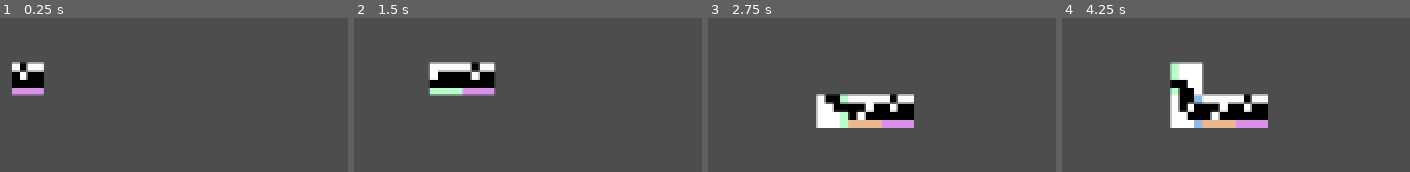
Above: before the commit, frames 1-4 (left to right).
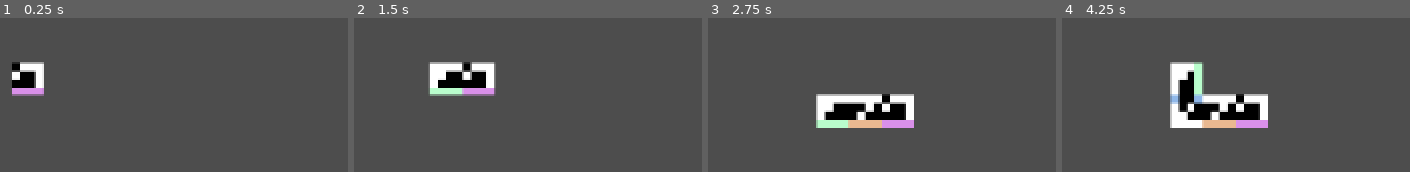
Above: after the commit, the same moments.

Repository: Vexcenot/SnakeRemastered
Game: Godot game, scene res://scenes scripts/main.tscn
Two runs of this game, one before a commit and one after it. Both use one fixed random seed, a clock stepped at 60 frames per second and the inputs below.
Inputs:
- Up to frame 1 (0.25 s): no input
- Up to frame 2 (1.5 s): hold Right (ui_right) 0.53-1.28 s; hold Space (action) 0.53-1.28 s; tap Enter at 1.25 s; hold Down (ui_down) from 1.28 s (still down); tap Shift (action2) at 1.35 s
- Up to frame 3 (2.75 s): tap Space (action) at 2 s; release Down (ui_down) at 2.03 s; hold Right (ui_right) from 2.03 s (still down); hold Alt (action3) from 2.03 s (still down)
- Up to frame 4 (4.25 s): release Right (ui_right) at 2.78 s; release Alt (action3) at 2.78 s; hold Up (ui_up) 2.78-3.53 s; tap Space (action) at 2.85 s; hold Left (ui_left) from 3.53 s (still down); hold Shift (action2) from 3.53 s (still down)

The runs differ from the first frame. In frame 1, 0.9% of the frame differs, in the area x 3-13%, y 28-46%; in frame 2, 1.2%; in frame 3, 2.1%; in frame 4, 2.5%, in the area x 31-60%, y 28-72%.

Commit message:
last tail and bendiing tails now right

Diff:
--- a/scenes scripts/player.gd
+++ b/scenes scripts/player.gd
@@ -22,7 +22,6 @@
 
 func _ready() -> void:
 	moveOrders.append(right)
-
 	positionHistory.append(global_position)
 	directionHistory.append(direction)
 	turnHistory.append(0)
@@ -118,31 +117,7 @@
 
 				# Update direction based on movement
 				if positionHistory.size() >= 2:
-					match direction:
-						up:
-							position.y -= moveDistance
-							$headSprite.rotation = deg_to_rad(-90)
-							$headSprite.flip_h = false
-							$headSprite.flip_v = false
-							limitDir = limitVer
-						down:
-							position.y += moveDistance
-							$headSprite.rotation = deg_to_rad(90)
-							$headSprite.flip_h = false
-							$headSprite.flip_v = true
-							limitDir = limitVer
-						left:
-							position.x -= moveDistance
-							$headSprite.rotation = deg_to_rad(0)
-							$headSprite.flip_h = true
-							$headSprite.flip_v = false
-							limitDir = limitHor
-						right:
-							position.x += moveDistance
-							$headSprite.rotation = deg_to_rad(0)
-							$headSprite.flip_h = false
-							$headSprite.flip_v = false
-							limitDir = limitHor
+					orientator()
 
 					#this one is for tail segment
 					direction = directionHistory.pop_back()
@@ -175,31 +150,7 @@
 				direction = storedMove
 
 		#Apply position & direction
-		match direction:
-			up:
-				position.y -= moveDistance
-				$headSprite.rotation = deg_to_rad(-90)
-				$headSprite.flip_h = false
-				$headSprite.flip_v = false
-				limitDir = limitVer
-			down:
-				position.y += moveDistance
-				$headSprite.rotation = deg_to_rad(90)
-				$headSprite.flip_h = false
-				$headSprite.flip_v = true
-				limitDir = limitVer
-			left:
-				position.x -= moveDistance
-				$headSprite.rotation = deg_to_rad(0)
-				$headSprite.flip_h = true
-				$headSprite.flip_v = false
-				limitDir = limitHor
-			right:
-				position.x += moveDistance
-				$headSprite.rotation = deg_to_rad(0)
-				$headSprite.flip_h = false
-				$headSprite.flip_v = false
-				limitDir = limitHor
+		orientator()
 
 		# saves position to arrays after move
 		if direction != stop:
@@ -217,7 +168,32 @@
 
 
 
-
+func orientator():
+	match direction:
+		up:
+			position.y -= moveDistance
+			$headSprite.rotation = deg_to_rad(-90)
+			$headSprite.flip_h = false
+			$headSprite.flip_v = false
+			limitDir = limitVer
+		down:
+			position.y += moveDistance
+			$headSprite.rotation = deg_to_rad(90)
+			$headSprite.flip_h = false
+			$headSprite.flip_v = true
+			limitDir = limitVer
+		left:
+			position.x -= moveDistance
+			$headSprite.rotation = deg_to_rad(0)
+			$headSprite.flip_h = true
+			$headSprite.flip_v = false
+			limitDir = limitHor
+		right:
+			position.x += moveDistance
+			$headSprite.rotation = deg_to_rad(0)
+			$headSprite.flip_h = false
+			$headSprite.flip_v = false
+			limitDir = limitHor
 
 
 
--- a/scenes scripts/tail.gd
+++ b/scenes scripts/tail.gd
@@ -19,7 +19,7 @@
 		turning = false
 	if turning:
 		if lastTail:
-			frame = 4
+			pass
 		else:
 			frame = 3
 	else:
@@ -30,11 +30,11 @@
 	rotation()
 
 func rotation():
-	if turning:
+	if turning and not lastTail:
 		if direction == up:
 			if nextDirection == left:
-				global_rotation = deg_to_rad(90)
-				flip_h = false
+				global_rotation = deg_to_rad(0)
+				flip_h = true
 				flip_v = false
 			else:
 				global_rotation = deg_to_rad(0)
@@ -46,13 +46,13 @@
 				flip_h = false
 				flip_v = false
 			else:
-				global_rotation = deg_to_rad(-90)
+				global_rotation = deg_to_rad(0)
 				flip_h = false
-				flip_v = false
+				flip_v = true
 		if direction == right:
 			if nextDirection == up:
-				global_rotation = deg_to_rad(180)
-				flip_h = false
+				global_rotation = deg_to_rad(90)
+				flip_h = true
 				flip_v = false
 			else:
 				global_rotation = deg_to_rad(90)
@@ -64,9 +64,9 @@
 				flip_h = false
 				flip_v = false
 			else:
-				global_rotation = deg_to_rad(0)
+				global_rotation = deg_to_rad(90)
 				flip_h = false
-				flip_v = false
+				flip_v = true
 	else:
 		match nextDirection:
 			up:
Binary file changed: sprites/smol snake.png
